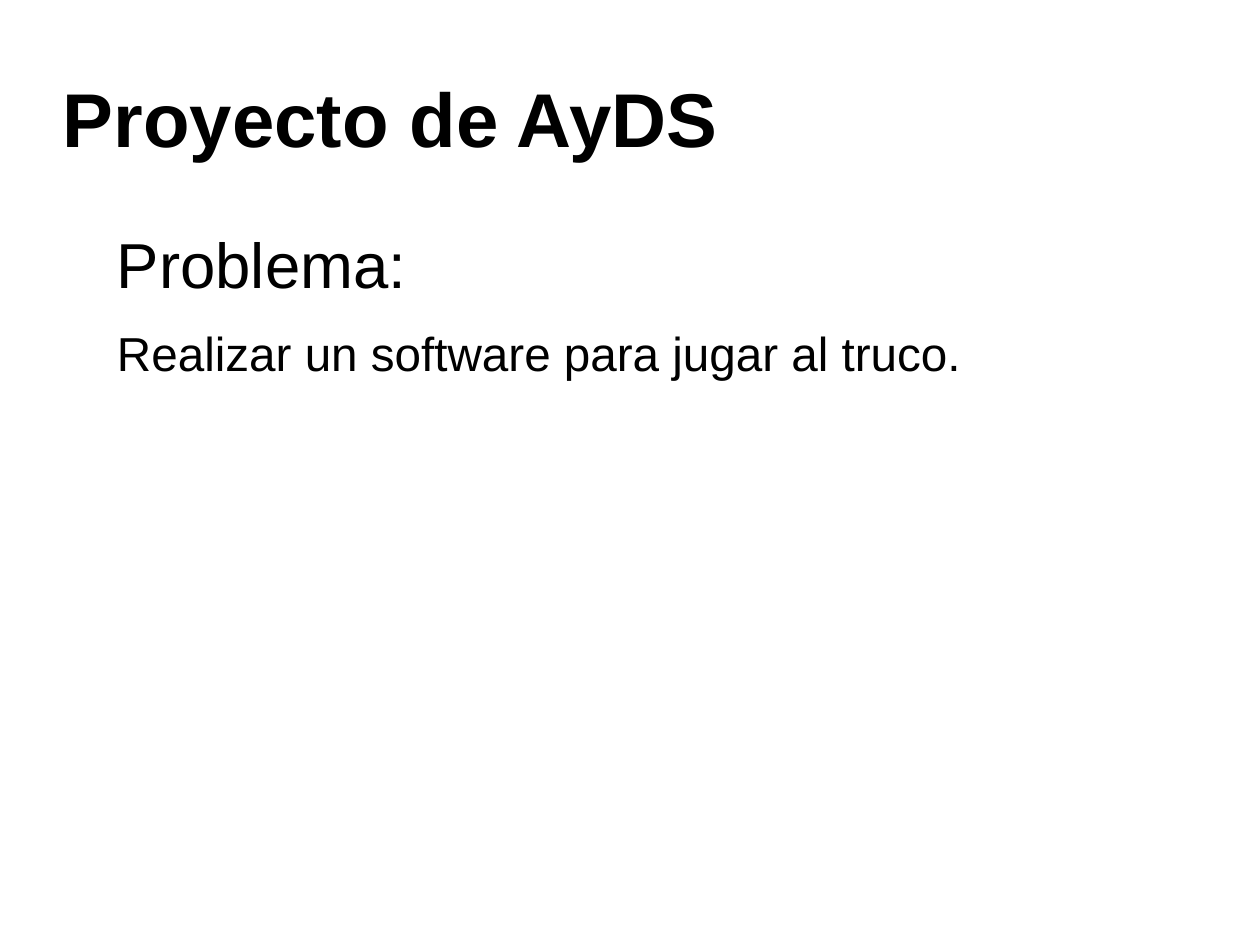
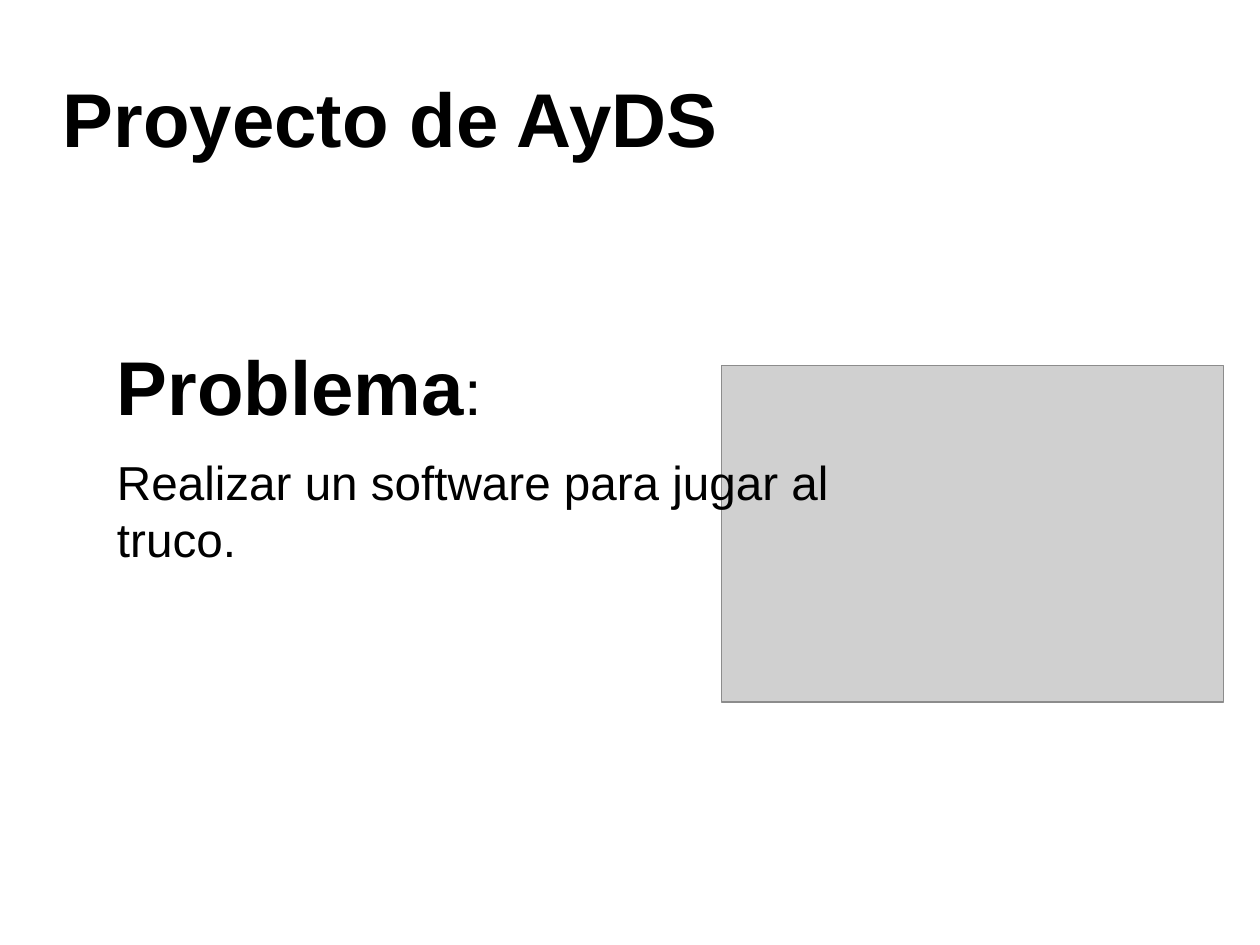
Before and after one commit to valenvivaldi/Proyectos-ZVZ, a slide deck: slide 2 of Presentacion.odp. Drawn at 1260x945 pixels with LibreOffice and Linux fonts; fonts in the diff are those of the drawing; grey boxes stand for pictures; background and template pictures are left out. Boxes give left, top, right and bottom in pixels: in the first picture for what was removed or moved away, otherwise in the second. Text is boxed around its words. In the diff, an @@ line names an element or a change of style, - is before the commit and + after.

```diff
--- a/Presentacion.odp
+++ b/Presentacion.odp
@@ text at <box>117,359,464,416</box>: size 40 to 48 pt, bold on in "Problema:" @@
@@ picture added at <box>721,366,1225,702</box> @@
```
Also in this commit, not shown: 3 other slides changed, 5 slides added, 4 other files.
